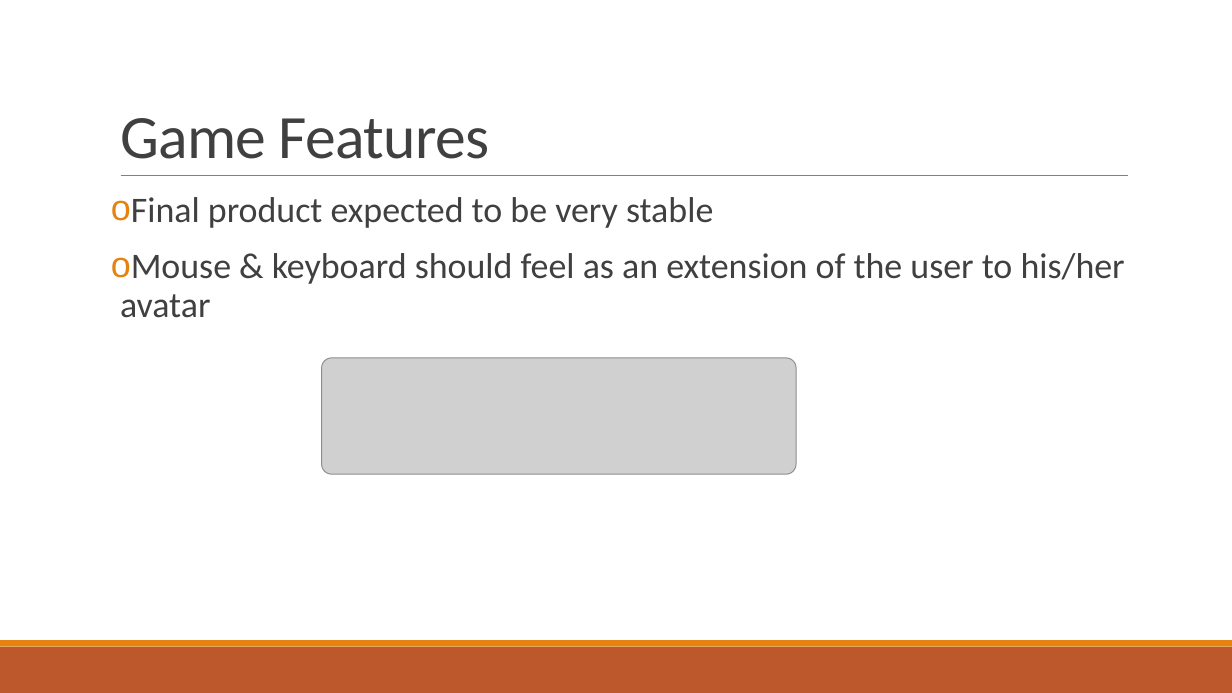
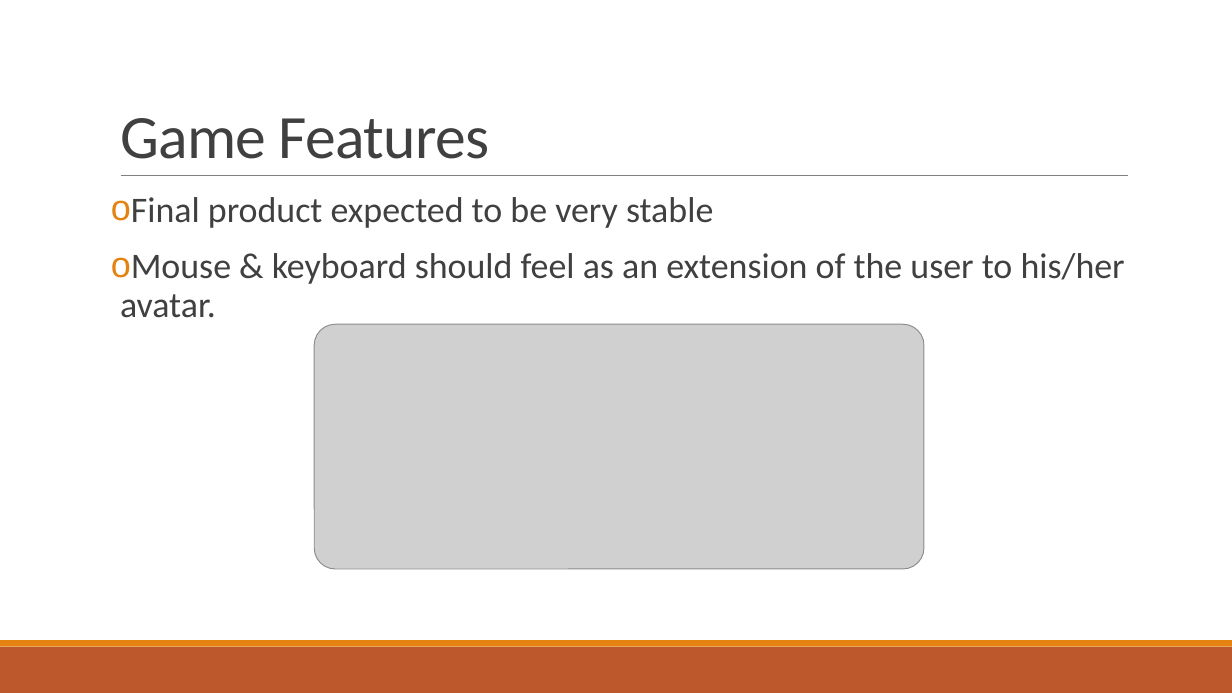
Before and after one commit to jonnynabors/Belly-Of-The-Beast, a slide deck: slide 7 of Documentation/UnityGameRequirementsPPT.pptx (slide 8 before the commit). Drawn at 1232x693 pixels with LibreOffice and Linux fonts; fonts in the diff are those of the drawing; grey boxes stand for pictures. Boxes give left, top, right and bottom in pixels: in the first picture for what was removed or moved away, otherwise in the second. Text is boxed around its words. In the diff, an @@ line names an element or a change of style, - is before the commit and + after.

Commit message:
Added some content to slides.  Also reformatted some pictures and grammar.

```diff
--- a/Documentation/UnityGameRequirementsPPT.pptx
+++ b/Documentation/UnityGameRequirementsPPT.pptx
@@ text at (x1=120, y1=253, x2=1125, y2=318): text changed @@
-o Mouse & keyboard should feel as an extension of the user to his/her avatar
+o Mouse & keyboard should feel as an extension of the user to his/her avatar.
@@ picture resized from (x1=322, y1=358, x2=796, y2=475) to (x1=315, y1=324, x2=925, y2=569) @@
```
Also in this commit, not shown: 3 other slides changed, 1 slide removed.
